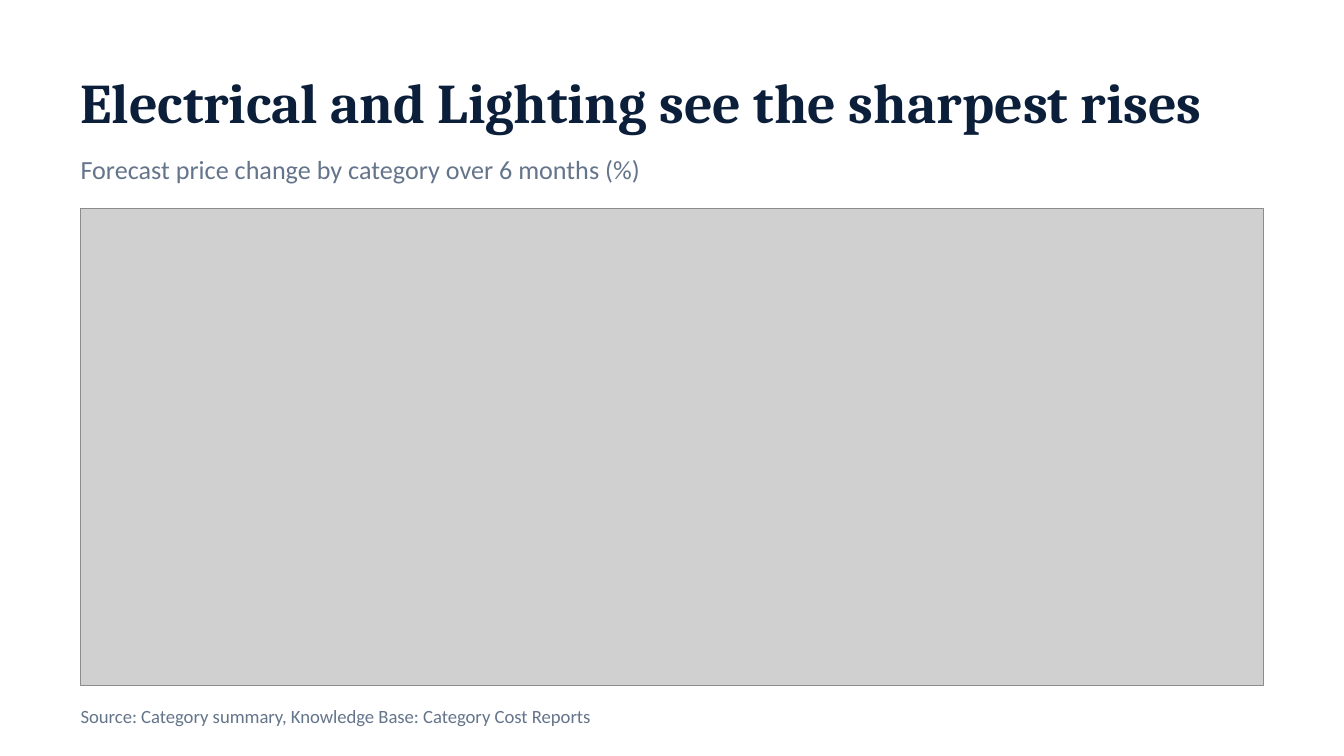
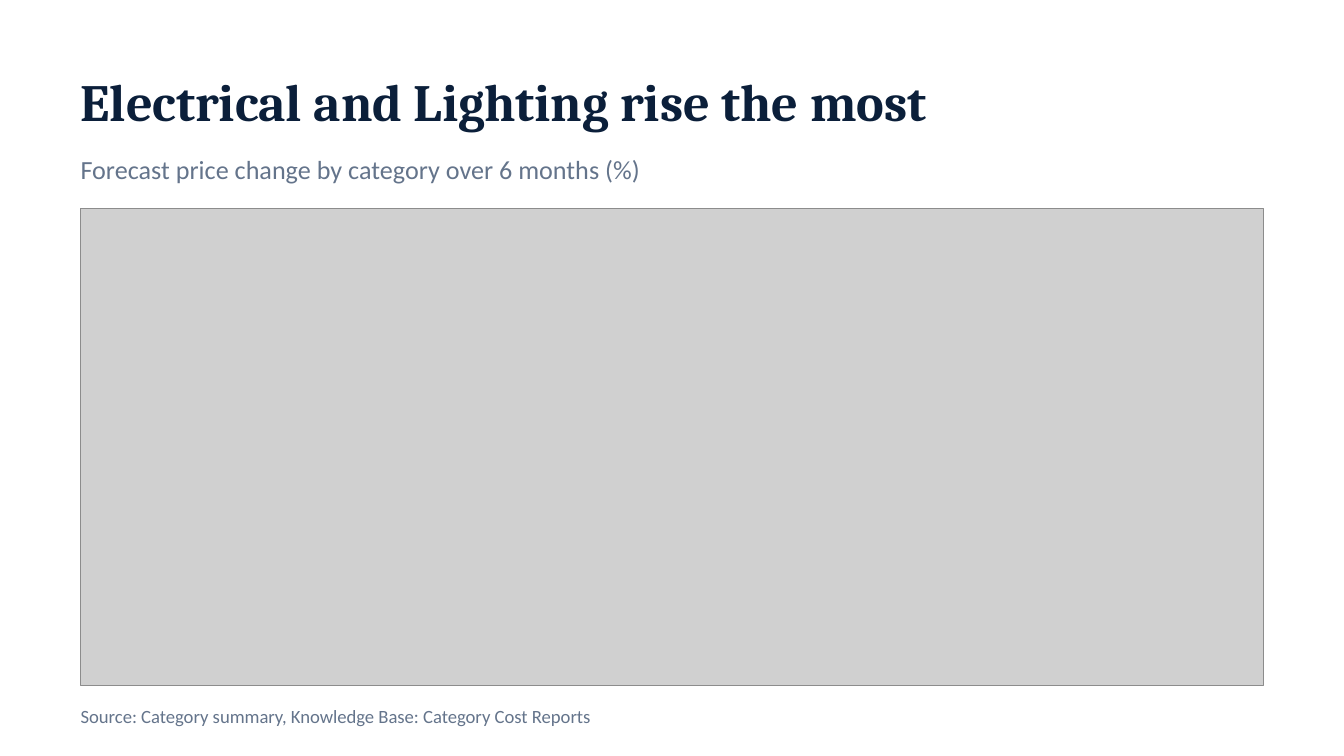
Before and after one commit to ITCDhruvil/SKODA-forecasting-POC, a slide deck: slide 4 of dashboard/public/reports/Auto_Parts_Price_Outlook.pptx. Drawn at 1344x756 pixels with LibreOffice and Linux fonts; fonts in the diff are those of the drawing; grey boxes stand for pictures. Boxes give left, top, right and bottom in pixels: in the first picture for what was removed or moved away, otherwise in the second. Text is boxed around its words. In the diff, an @@ line names an element or a change of style, - is before the commit and + after.

```diff
--- a/dashboard/public/reports/Auto_Parts_Price_Outlook.pptx
+++ b/dashboard/public/reports/Auto_Parts_Price_Outlook.pptx
@@ text at box(81, 84, 926, 133): text changed; size 30 to 28 pt @@
-Electrical and Lighting see the sharpest rises
+Electrical and Lighting rise the most
```
Also in this commit, not shown: 7 other slides changed, 7 other files.
